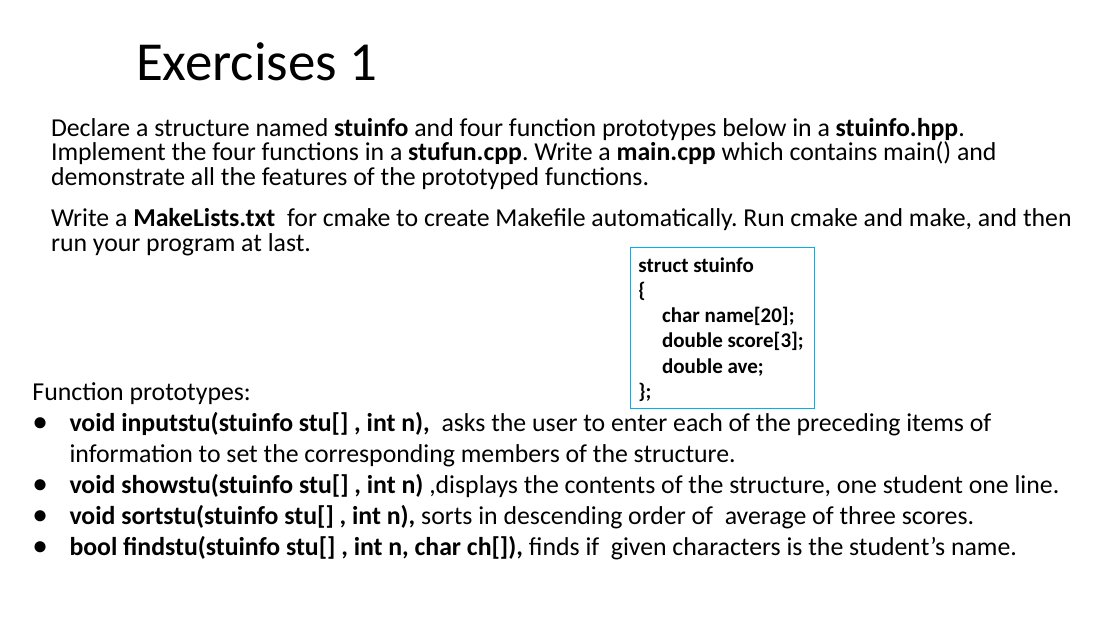
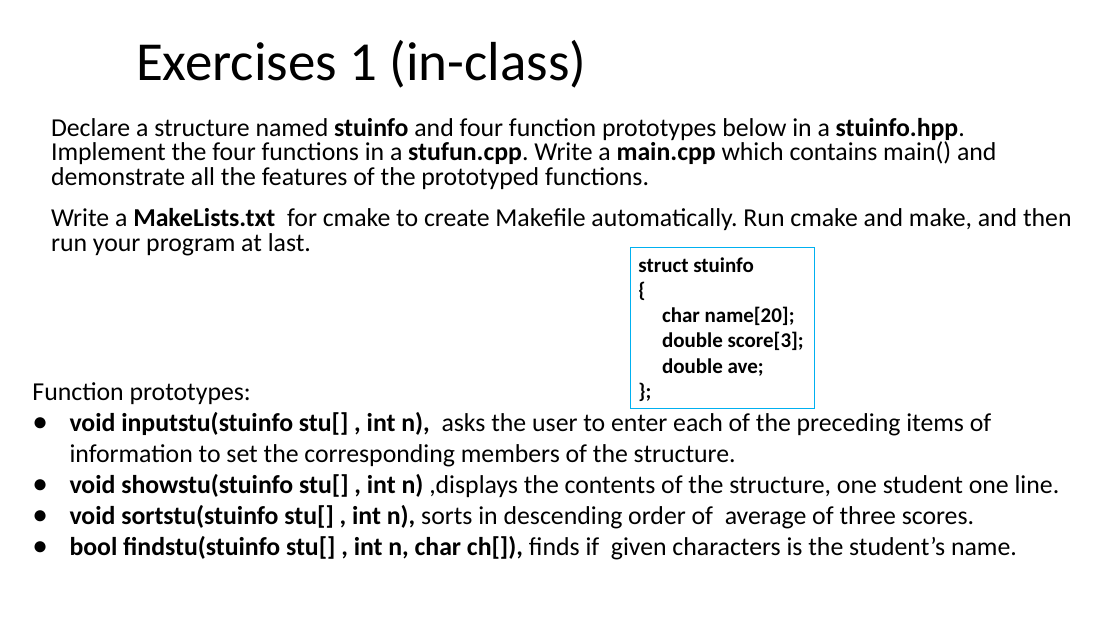
Before and after one commit to ShiqiYu/CPP, a slide deck: slide 30 of week04/Lab04.pptx. Drawn at 1120x630 pixels with LibreOffice and Linux fonts; fonts in the diff are those of the drawing; background and template pictures are left out. Boxes give left, top, right and bottom in pixels: in the first picture for what was removed or moved away, otherwise in the second. Text is boxed around its words. In the diff, an @@ line names an element or a change of style, - is before the commit and + after.

```diff
--- a/week04/Lab04.pptx
+++ b/week04/Lab04.pptx
@@ title at <box>136,40,587,88</box>: text changed @@
-Exercises 1
+Exercises 1 (in-class)
```
Also in this commit, not shown: 8 other slides changed, 1 other file.
